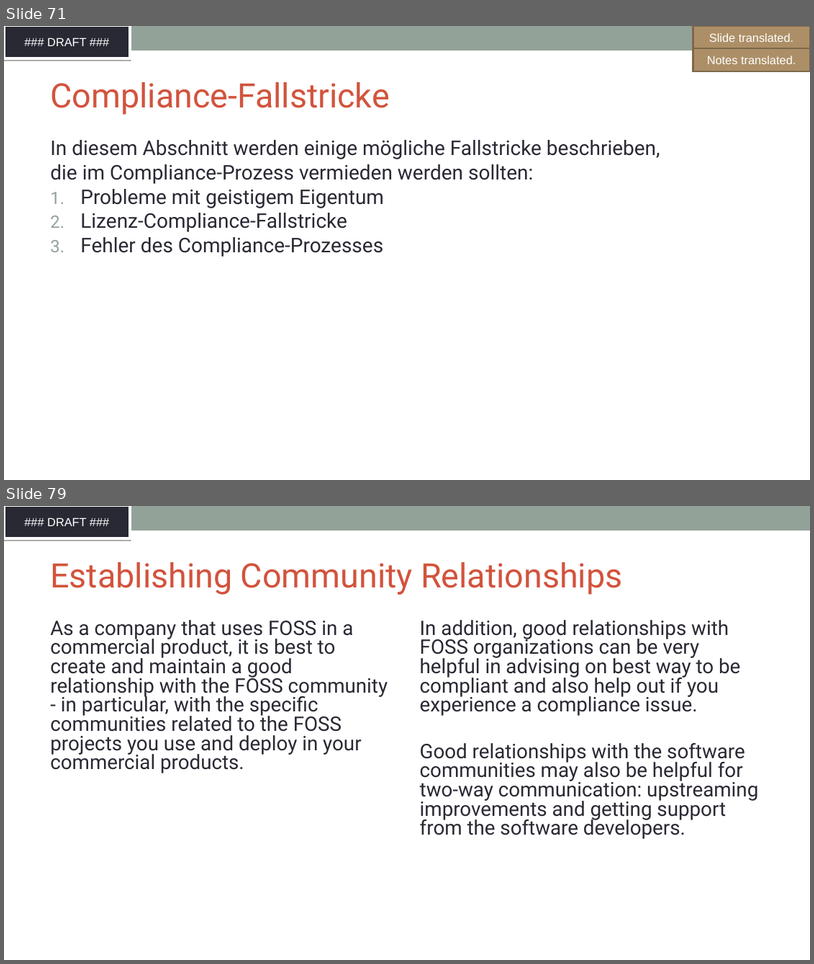
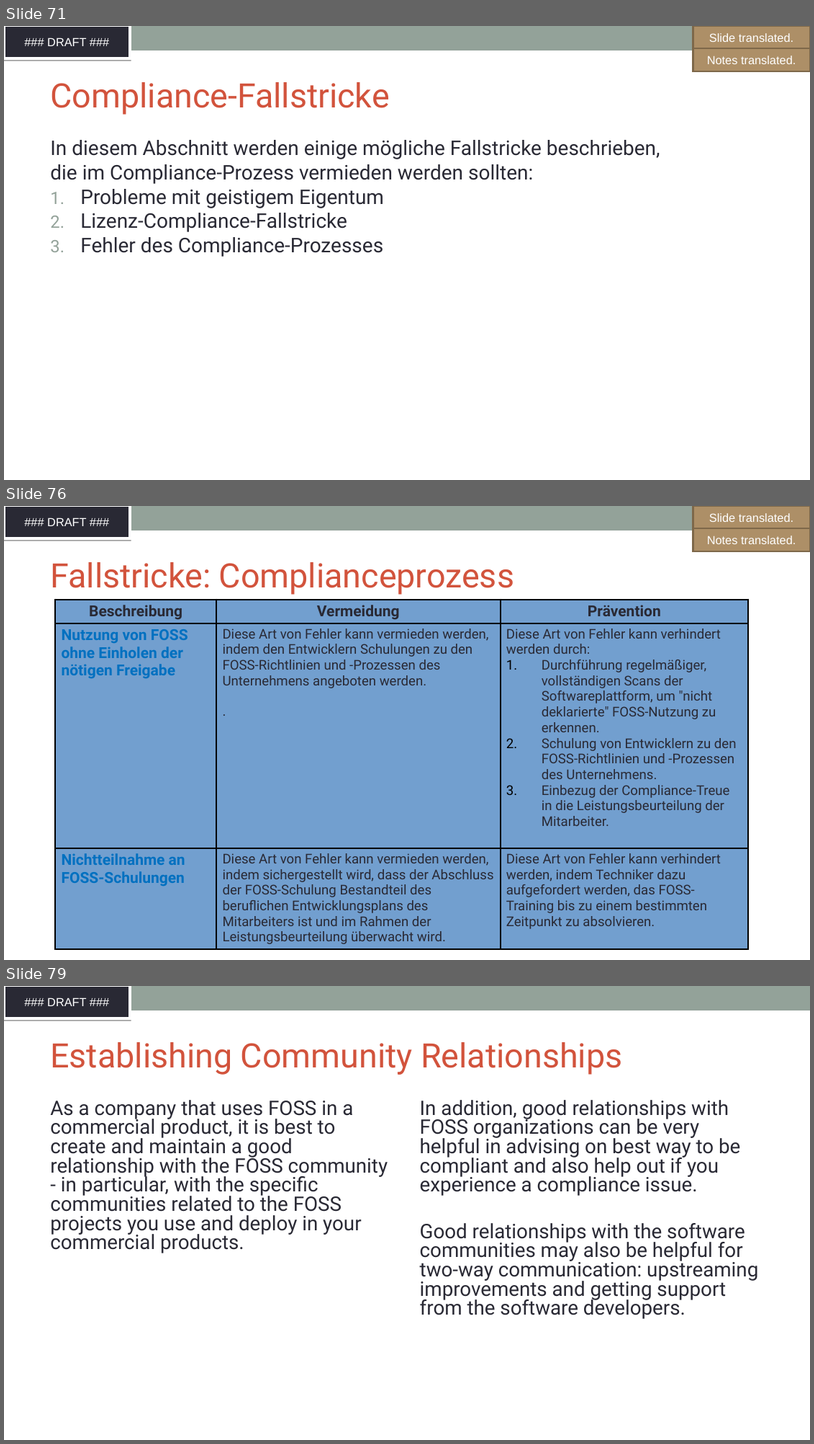
Before and after one commit to SThanheiser/curriculum, a slide deck: translation-DE/slides/DFT_openchain-curriculum-for-1-1_GER.odp. Shown one above the other, each under a label of ours: slides 71 and 79 before the commit, slides 71, 76 and 79 after it; the slides between them are not shown. The pictures are 814x964 and 814x1444 pixels, drawn with LibreOffice and Linux fonts; fonts in the diff are those of the drawing; background and template pictures are left out. Boxes give left, top, right and bottom in pixels: in the first picture for what was removed or moved away, otherwise in the second. Text is boxed around its words. In the diff, an @@ line names an element or a change of style, - is before the commit and + after.

```diff
--- a/translation-DE/slides/DFT_openchain-curriculum-for-1-1_GER.odp
+++ b/translation-DE/slides/DFT_openchain-curriculum-for-1-1_GER.odp
@@ slide 76 added at (4,506,810,960), background #FFFFFF; not listed: 2 template elements that a slide beside it also shows @@
@@ freeform shape added at (694,506,810,529), fill #AD8F67, outline #7E684A 2.01 pt, 14 pt, text #FFFFFF @@
+GFX translated.
@@ freeform shape added at (694,506,810,529), fill #AD8F67, outline #7E684A 2.01 pt, 14 pt, text #FFFFFF @@
+Slide translated.
@@ freeform shape added at (694,528,810,551), fill #AD8F67, outline #7E684A 2.01 pt, 14 pt, text #FFFFFF @@
+Notes translated.
@@ title added at (50,562,514,595), 40 pt, text #D2533C @@
+Fallstricke: Complianceprozess
@@ table added at (55,599,748,948), 3 rows, 3 columns @@
+Beschreibung | Vermeidung | Prävention
+Nutzung von FOSS ohne Einholen der nötigen Freigabe | Diese Art von Fehler kann vermieden werden, indem den Entwicklern Schulungen zu den FOSS-Richtlinien und -Prozessen des Unternehmens angeboten werden. / . | Diese Art von Fehler kann verhindert werden durch: / Durchführung regelmäßiger, vollständigen Scans der Softwareplattform, um "nicht deklarierte" FOSS-Nutzung zu erkennen. / Schulung von Entwicklern zu den FOSS-Richtlinien und -Prozessen des Unternehmens. / Einbezug der Compliance-Treue in die Leistungsbeurteilung der Mitarbeiter.
+Nichtteilnahme an FOSS-Schulungen | Diese Art von Fehler kann vermieden werden, indem sichergestellt wird, dass der Abschluss der FOSS-Schulung Bestandteil des beruflichen Entwicklungsplans des Mitarbeiters ist und im Rahmen der Leistungsbeurteilung überwacht wird. | Diese Art von Fehler kann verhindert werden, indem Techniker dazu aufgefordert werden, das FOSS-Training bis zu einem bestimmten Zeitpunkt zu absolvieren.
```
Also in this commit, not shown: 6 other slides added, 7 slides removed, 1 other file.
